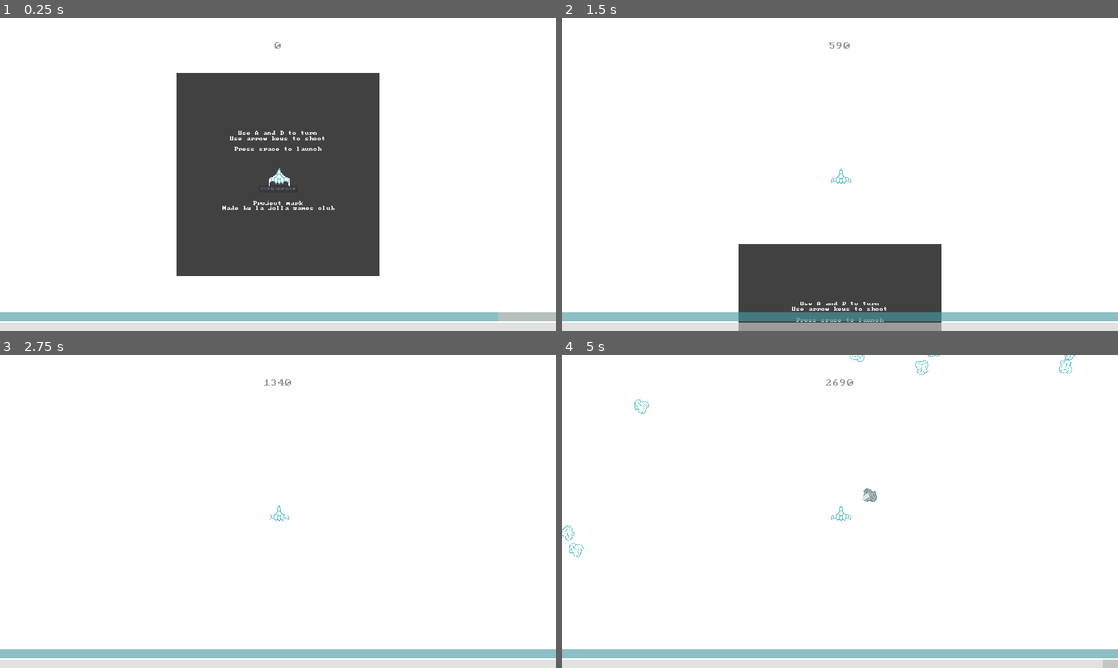
Above: before the commit, frames 1-4 (two rows, left to right).
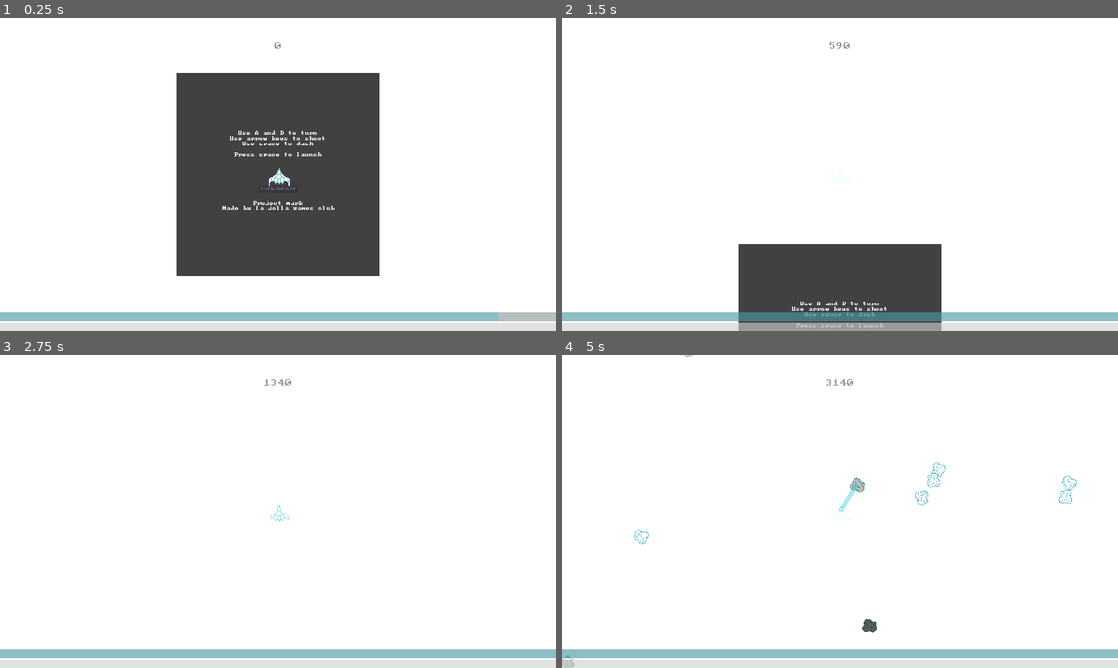
Above: after the commit, the same moments.

Repository: lajollagamesclub/project-mark
Game: Godot game, scene res://Main.tscn
Two runs of this game, one before a commit and one after it. Both use one fixed random seed, a clock stepped at 60 frames per second and the inputs below. The engine's default icon, where the game draws it, is replaced by a stand-in: a white triangle on a blue panel in a dark square.
Inputs:
- Up to frame 1 (0.25 s): no input
- Up to frame 2 (1.5 s): tap Space (g_reset) at 0.5, 1.25 s; hold E (g_dash_right) 0.53-1.28 s; hold S (g_down) from 1.28 s (still down)
- Up to frame 3 (2.75 s): tap Space (g_reset) at 2 s; release S (g_down) at 2.03 s; hold E (g_dash_right) from 2.03 s (still down)
- Up to frame 4 (5 s): tap Space (g_reset) at 2.75, 3.5, 4.25 s; release E (g_dash_right) at 2.78 s; hold Up (g_fire_up) 2.78-3.53 s; hold Q (g_dash_left) from 3.53 s (still down)

The runs differ from the first frame. In frame 1, 0.2% of the frame differs, in the area x 42-58%, y 39-45%; in frame 2, 0.2%; in frame 3, less than 0.1%; in frame 4, 0.8%, in the area x 0-100%, y 0-100%.

Commit message:
Add dashing

Diff:
--- a/src/Main.tscn
+++ b/src/Main.tscn
@@ -118,6 +118,7 @@
 theme = ExtResource( 11 )
 text = "Use A and D to turn
 Use arrow keys to shoot
+Use space to dash
 
 Press space to launch"
 align = 1
--- a/src/PlayerTurning.gd
+++ b/src/PlayerTurning.gd
@@ -3,8 +3,17 @@
 const player_state = preload("res://player_state.tres")
 const game_state = preload("res://game_state.tres")
 
-export var movement_speed = 600.0
-export var rotational_speed = 360.0
+const dash_time = 0.5
+const dash_cooldown_time = 3.0
+const dash_speed = 1500.0
+const movement_speed = 600.0
+const rotational_speed = 360.0
+
+
+var dashing: bool = false
+onready var cur_speed: float = movement_speed
+var cur_dash_time: float = 0.0
+var cur_dash_cooldown_time: float = 0.0
 
 func _ready():
 	set_physics_process(false)
@@ -17,6 +26,7 @@
 
 func _process(delta):
 	game_state.cur_distance = global_position.distance_to(Vector2())
+	cur_dash_cooldown_time += delta
 	for asteroid in $AsteroidVisualizations.get_bodies_in_group():
 		var tapped = asteroid.tap_resource(delta)
 		if tapped and not is_on_wall():
@@ -28,6 +38,26 @@
 				player_state.fuel += lerp(0.0, 10.0, asteroid_distance)*delta
 	if is_on_wall():
 		player_state.fuel -= 100.0*delta
+
+	$Sprite.modulate.a = lerp(0.2, 1.0, min(cur_dash_cooldown_time,dash_cooldown_time)/dash_cooldown_time)
+
+	if dashing:
+		cur_dash_cooldown_time = 0.0
+		cur_dash_time += delta
+
+		if cur_dash_time > dash_time:
+			$CollisionPolygon2D.disabled = false
+			cur_dash_time = 0.0
+			cur_dash_cooldown_time = 0.0
+			cur_speed = movement_speed
+			dashing = false
+
+#	print(cur_dash_cooldown_time >= dash_cooldown_time)
+	if Input.is_action_just_pressed("g_dash") and not dashing and cur_dash_cooldown_time >= dash_cooldown_time:
+		$CollisionPolygon2D.disabled = true
+		cur_speed = dash_speed
+		$Sprite.modulate.a = 0.5
+		dashing = true
 
 func _physics_process(delta):
 	var horizontal: int = int(Input.is_action_pressed("g_right")) - int(Input.is_action_pressed("g_left"))
@@ -54,4 +84,4 @@
 	rotation += float(horizontal)*deg2rad(rotational_speed)*delta
 	# Vector2 move_and_slide( Vector2 linear_velocity, Vector2 floor_normal=Vector2( 0, 0 ), bool stop_on_slope=false, int max_slides=4, float floor_max_angle=0.785398, bool infinite_inertia=true )
 # warning-ignore:return_value_discarded
-	move_and_slide(Vector2(0, -movement_speed).rotated(rotation), Vector2(), false, 1, 0.7, false)
+	move_and_slide(Vector2(0, -cur_speed).rotated(rotation), Vector2(), false, 1, 0.7, false)
--- a/src/project.godot
+++ b/src/project.godot
@@ -121,6 +121,11 @@
 "events": [ Object(InputEventKey,"resource_local_to_scene":false,"resource_name":"","device":0,"alt":false,"shift":false,"control":false,"meta":false,"command":false,"pressed":false,"scancode":32,"unicode":0,"echo":false,"script":null)
  ]
 }
+g_dash={
+"deadzone": 0.5,
+"events": [ Object(InputEventKey,"resource_local_to_scene":false,"resource_name":"","device":0,"alt":false,"shift":false,"control":false,"meta":false,"command":false,"pressed":false,"scancode":32,"unicode":0,"echo":false,"script":null)
+ ]
+}
 
 [physics]
 
